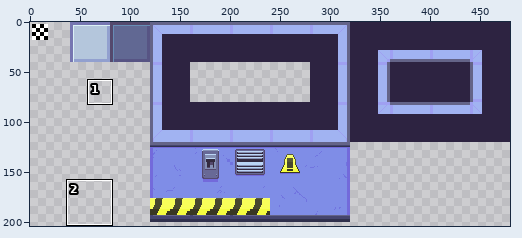
One commit to this sprite sheet: project/tilesets/tileset_lab/output_tileset.png. The picture above shows the old version from afar; the outline marks the close-up.
Close-up. Old version:
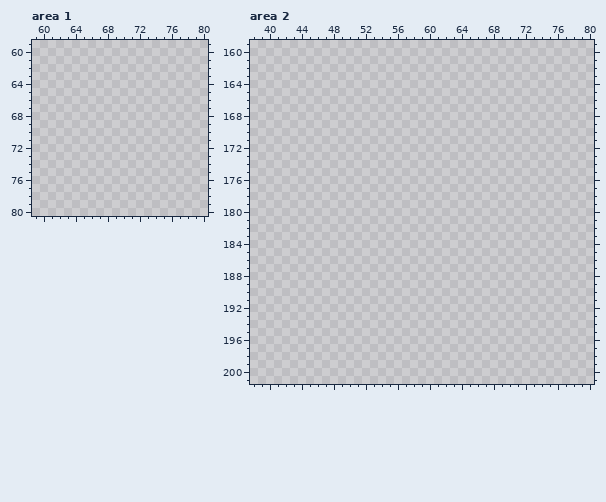
The file is 480x480 pixels. Colours within 5 levels of each other are drawn and written as one. Shown: area 1: x 59..80, y 59..80; area 2: x 38..80, y 159..201. The wide view leaves out empty margins. The commit also changed other parts of the picture, which this record leaves out.
And afterwards:
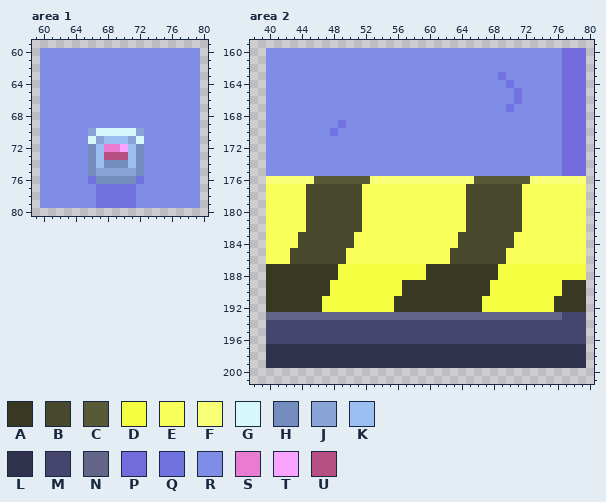
Palette (. is transparent): A #393822  B #47482e  C #585a37  D #f4fd40  E #f8ff59  F #f9ff76  G #d7f8fb  H #758dbe  J #8ba4d7  K #9bbff1  L #30314d  M #45456e  N #646488  P #736adb  Q #7174e0  R #7f8de7  S #e97cd1  T #f9a5ff  U #b75082
Changes in this commit:
--- area 1
@@ x 59..80 @@
 59 ......................
-60 ......................
-61 ......................
-62 ......................
-63 ......................
-64 ......................
-65 ......................
-66 ......................
-67 ......................
-68 ......................
-69 ......................
-70 ......................
-71 ......................
-72 ......................
-73 ......................
-74 ......................
-75 ......................
-76 ......................
-77 ......................
-78 ......................
-79 ......................
+60 .RRRRRRRRRRRRRRRRRRRR.
+61 .RRRRRRRRRRRRRRRRRRRR.
+62 .RRRRRRRRRRRRRRRRRRRR.
+63 .RRRRRRRRRRRRRRRRRRRR.
+64 .RRRRRRRRRRRRRRRRRRRR.
+65 .RRRRRRRRRRRRRRRRRRRR.
+66 .RRRRRRRRRRRRRRRRRRRR.
+67 .RRRRRRRRRRRRRRRRRRRR.
+68 .RRRRRRRRRRRRRRRRRRRR.
+69 .RRRRRRRRRRRRRRRRRRRR.
+70 .RRRRRRJGGGGGJRRRRRRR.
+71 .RRRRRRGJKKKJGRRRRRRR.
+72 .RRRRRRHKSSTKHRRRRRRR.
+73 .RRRRRRHKUUUKHRRRRRRR.
+74 .RRRRRRHKHHHKHRRRRRRR.
+75 .RRRRRRHJJJJJHRRRRRRR.
+76 .RRRRRRQHHHHHQRRRRRRR.
+77 .RRRRRRRQQQQQRRRRRRRR.
+78 .RRRRRRRQQQQQRRRRRRRR.
+79 .RRRRRRRQQQQQRRRRRRRR.
 80 ......................
--- area 2
@@ x 38..80 @@
 159 ...........................................
-160 ...........................................
-161 ...........................................
-162 ...........................................
-163 ...........................................
-164 ...........................................
-165 ...........................................
-166 ...........................................
-167 ...........................................
-168 ...........................................
-169 ...........................................
-170 ...........................................
-171 ...........................................
-172 ...........................................
-173 ...........................................
-174 ...........................................
-175 ...........................................
-176 ...........................................
-177 ...........................................
-178 ...........................................
-179 ...........................................
-180 ...........................................
-181 ...........................................
-182 ...........................................
-183 ...........................................
-184 ...........................................
-185 ...........................................
-186 ...........................................
-187 ...........................................
-188 ...........................................
-189 ...........................................
-190 ...........................................
-191 ...........................................
-192 ...........................................
-193 ...........................................
-194 ...........................................
-195 ...........................................
-196 ...........................................
-197 ...........................................
-198 ...........................................
-199 ...........................................
+160 ..RRRRRRRRRRRRRRRRRRRRRRRRRRRRRRRRRRRRRPPP.
+161 ..RRRRRRRRRRRRRRRRRRRRRRRRRRRRRRRRRRRRRPPP.
+162 ..RRRRRRRRRRRRRRRRRRRRRRRRRRRRRRRRRRRRRPPP.
+163 ..RRRRRRRRRRRRRRRRRRRRRRRRRRRRRQRRRRRRRPPP.
+164 ..RRRRRRRRRRRRRRRRRRRRRRRRRRRRRRQRRRRRRPPP.
+165 ..RRRRRRRRRRRRRRRRRRRRRRRRRRRRRRRQRRRRRPPP.
+166 ..RRRRRRRRRRRRRRRRRRRRRRRRRRRRRRRQRRRRRPPP.
+167 ..RRRRRRRRRRRRRRRRRRRRRRRRRRRRRRQRRRRRRPPP.
+168 ..RRRRRRRRRRRRRRRRRRRRRRRRRRRRRRRRRRRRRPPP.
+169 ..RRRRRRRRRQRRRRRRRRRRRRRRRRRRRRRRRRRRRPPP.
+170 ..RRRRRRRRQRRRRRRRRRRRRRRRRRRRRRRRRRRRRPPP.
+171 ..RRRRRRRRRRRRRRRRRRRRRRRRRRRRRRRRRRRRRPPP.
+172 ..RRRRRRRRRRRRRRRRRRRRRRRRRRRRRRRRRRRRRPPP.
+173 ..RRRRRRRRRRRRRRRRRRRRRRRRRRRRRRRRRRRRRPPP.
+174 ..RRRRRRRRRRRRRRRRRRRRRRRRRRRRRRRRRRRRRPPP.
+175 ..RRRRRRRRRRRRRRRRRRRRRRRRRRRRRRRRRRRRRPPP.
+176 ..FFFFFFCCCCCCCFFFFFFFFFFFFFCCCCCCCFFFFFFF.
+177 ..EEEEEBBBBBBBEEEEEEEEEEEEEBBBBBBBEEEEEEEE.
+178 ..EEEEEBBBBBBBEEEEEEEEEEEEEBBBBBBBEEEEEEEE.
+179 ..EEEEEBBBBBBBEEEEEEEEEEEEEBBBBBBBEEEEEEEE.
+180 ..EEEEEBBBBBBBEEEEEEEEEEEEEBBBBBBBEEEEEEEE.
+181 ..EEEEEBBBBBBBEEEEEEEEEEEEEBBBBBBBEEEEEEEE.
+182 ..EEEEEBBBBBBBEEEEEEEEEEEEEBBBBBBBEEEEEEEE.
+183 ..EEEEBBBBBBBEEEEEEEEEEEEEBBBBBBBEEEEEEEEE.
+184 ..EEEEBBBBBBBEEEEEEEEEEEEEBBBBBBBEEEEEEEEE.
+185 ..EEEBBBBBBBEEEEEEEEEEEEEBBBBBBBEEEEEEEEEE.
+186 ..EEEBBBBBBBEEEEEEEEEEEEEBBBBBBBEEEEEEEEEE.
+187 ..AAAAAAAAADDDDDDDDDDDAAAAAAAAADDDDDDDDDDD.
+188 ..AAAAAAAAADDDDDDDDDDDAAAAAAAAADDDDDDDDDDD.
+189 ..AAAAAAAADDDDDDDDDAAAAAAAAAAADDDDDDDDDAAA.
+190 ..AAAAAAAADDDDDDDDDAAAAAAAAAAADDDDDDDDDAAA.
+191 ..AAAAAAADDDDDDDDDAAAAAAAAAAADDDDDDDDDAAAA.
+192 ..AAAAAAADDDDDDDDDAAAAAAAAAAADDDDDDDDDAAAA.
+193 ..NNNNNNNNNNNNNNNNNNNNNNNNNNNNNNNNNNNNNMMM.
+194 ..MMMMMMMMMMMMMMMMMMMMMMMMMMMMMMMMMMMMMMMM.
+195 ..MMMMMMMMMMMMMMMMMMMMMMMMMMMMMMMMMMMMMMMM.
+196 ..MMMMMMMMMMMMMMMMMMMMMMMMMMMMMMMMMMMMMMMM.
+197 ..LLLLLLLLLLLLLLLLLLLLLLLLLLLLLLLLLLLLLLLL.
+198 ..LLLLLLLLLLLLLLLLLLLLLLLLLLLLLLLLLLLLLLLL.
+199 ..LLLLLLLLLLLLLLLLLLLLLLLLLLLLLLLLLLLLLLLL.
 200 ...........................................
